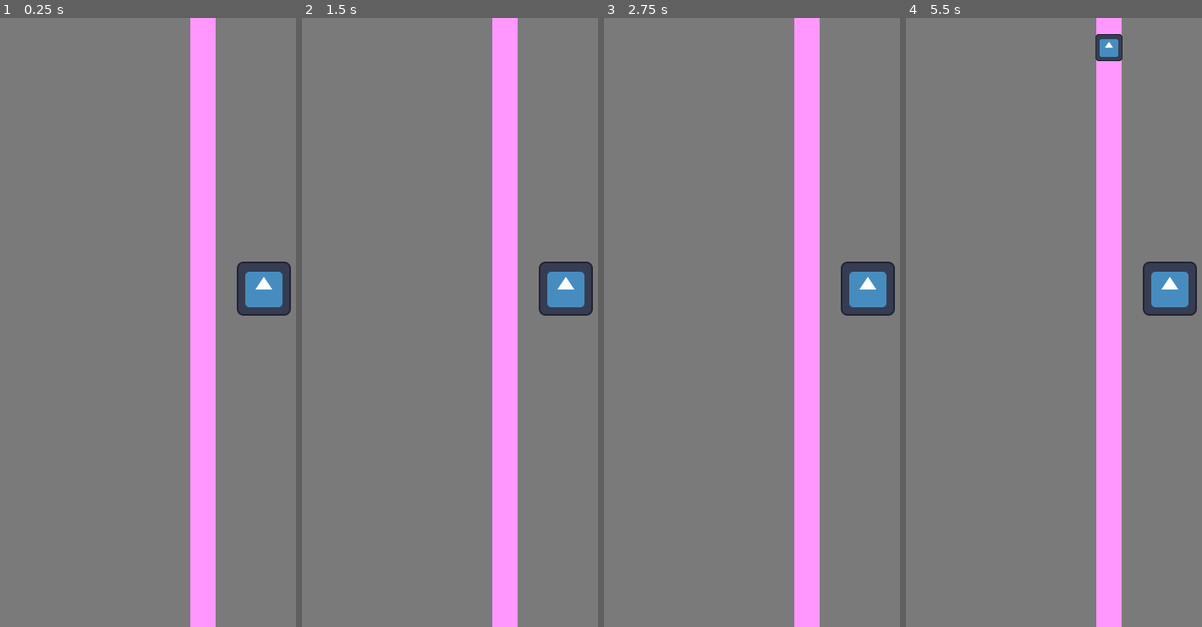
Above: before the commit, frames 1-4 (left to right).
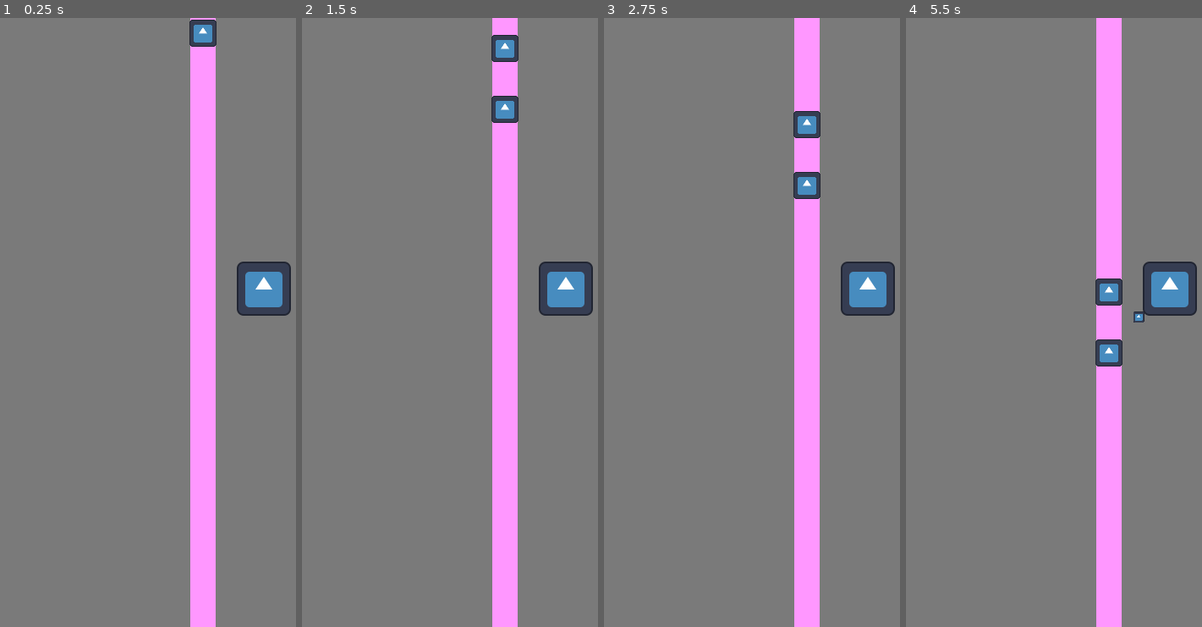
Above: after the commit, the same moments.

Repository: wbryceangell/godot_tower_defense
Game: Godot game, scene res://main.tscn
Same seed, same stepped clock (60 frames per second), same inputs: the game is played once before the commit and once after it. The engine's default icon, where the game draws it, is replaced by a stand-in: a white triangle on a blue panel in a dark square.
Inputs:
- Up to frame 1 (0.25 s): no input
- Up to frame 2 (1.5 s): no input
- Up to frame 3 (2.75 s): no input
- Up to frame 4 (5.5 s): no input

The runs differ from the first frame. In frame 1, 0.4% of the frame differs, in the area x 64-74%, y 0-5%; in frame 2, 0.8%; in frame 3, 0.8%; in frame 4, 1.3%, in the area x 64-81%, y 2-58%.

Commit message:
update tower to shoot at mobs in area

Diff:
--- a/levels/level.gd
+++ b/levels/level.gd
@@ -2,14 +2,16 @@
 
 @export var mob_scene: PackedScene
 
-
 func _ready():
-	$MobTimer.start(5)
+	_spawn_mob()
+	$MobTimer.start(1)
 
 
 func _on_mob_timer_timeout():
+	_spawn_mob()
+
+
+func _spawn_mob():
 	var mob: Mob = mob_scene.instantiate()
-
 	add_child(mob)
-
 	mob.follow_path($Path2D)
--- a/levels/level.tscn
+++ b/levels/level.tscn
@@ -33,5 +33,6 @@
 position = Vector2(312, 320)
 
 [node name="MobTimer" type="Timer" parent="."]
+one_shot = true
 
 [connection signal="timeout" from="MobTimer" to="." method="_on_mob_timer_timeout"]
--- a/levels/path_line/path_line.gd
+++ b/levels/path_line/path_line.gd
@@ -1,4 +1,4 @@
-extends Line2D
+class_name PathLine extends Line2D
 
 @export var path : Path2D
 
--- a/mobs/mob.gd
+++ b/mobs/mob.gd
@@ -1,10 +1,12 @@
 class_name Mob extends CharacterBody2D
 
 var path_to_follow: PathFollow2D
+var life = 10
 
-
-func damage():
-	queue_free()
+func damage(amount: int):
+	life -= amount
+	if (life <= 0):
+		queue_free()
 
 
 func follow_path(path: Path2D):
--- a/mobs/mob.tscn
+++ b/mobs/mob.tscn
@@ -7,6 +7,7 @@
 size = Vector2(32, 32)
 
 [node name="CharacterBody2D" type="CharacterBody2D"]
+collision_mask = 0
 script = ExtResource("1_4hmem")
 
 [node name="Sprite2D" type="Sprite2D" parent="."]
--- a/projectiles/ball/ball.gd
+++ b/projectiles/ball/ball.gd
@@ -1,18 +1,14 @@
 class_name Ball extends Area2D
 
-var target: Mob
+@export var target: Mob
+var damageAmount = 2
+var speed = 150
 
-func set_target(mob: Mob):
-	if (target):
-		return
-	target = mob
-
-func _process(_delta):
-	if (target):
-		global_position = global_position.move_toward(target.global_position, 5)
+func _process(delta):
+	global_position = global_position.move_toward(target.global_position, delta * speed)
 
 
 func _on_body_entered(mob):
-	if (mob == target):
+	if (target == mob):
 		queue_free()
-		target.damage()
+		target.damage(damageAmount)
--- a/projectiles/ball/ball.tscn
+++ b/projectiles/ball/ball.tscn
@@ -7,6 +7,7 @@
 radius = 8.0
 
 [node name="Ball" type="Area2D"]
+collision_layer = 0
 script = ExtResource("1_amaop")
 
 [node name="Sprite2D" type="Sprite2D" parent="."]
--- a/towers/tower.gd
+++ b/towers/tower.gd
@@ -1,11 +1,15 @@
-extends Area2D
+class_name Tower extends Area2D
 
 @export var ball_scene: PackedScene
+var time_between_shots = 1
+
+func _process(_delta):
+	if ($ShotTimer.is_stopped() && has_overlapping_bodies()):
+		_shoot(get_overlapping_bodies().front())
+		$ShotTimer.start(time_between_shots)
 
 
-func _on_body_entered(mob: Mob):
+func _shoot(mob: Mob):
 	var ball: Ball = ball_scene.instantiate()
-
-	call_deferred("add_child", ball)
-
-	ball.set_target(mob)
+	ball.target = mob
+	add_child(ball)
--- a/towers/tower.tscn
+++ b/towers/tower.tscn
@@ -8,6 +8,7 @@
 radius = 100.0
 
 [node name="Tower" type="Area2D"]
+collision_layer = 0
 script = ExtResource("1_dssop")
 ball_scene = ExtResource("2_qco3m")
 
@@ -18,4 +19,5 @@
 [node name="CollisionShape2D" type="CollisionShape2D" parent="."]
 shape = SubResource("CircleShape2D_ilouc")
 
-[connection signal="body_entered" from="." to="." method="_on_body_entered"]
+[node name="ShotTimer" type="Timer" parent="."]
+one_shot = true
